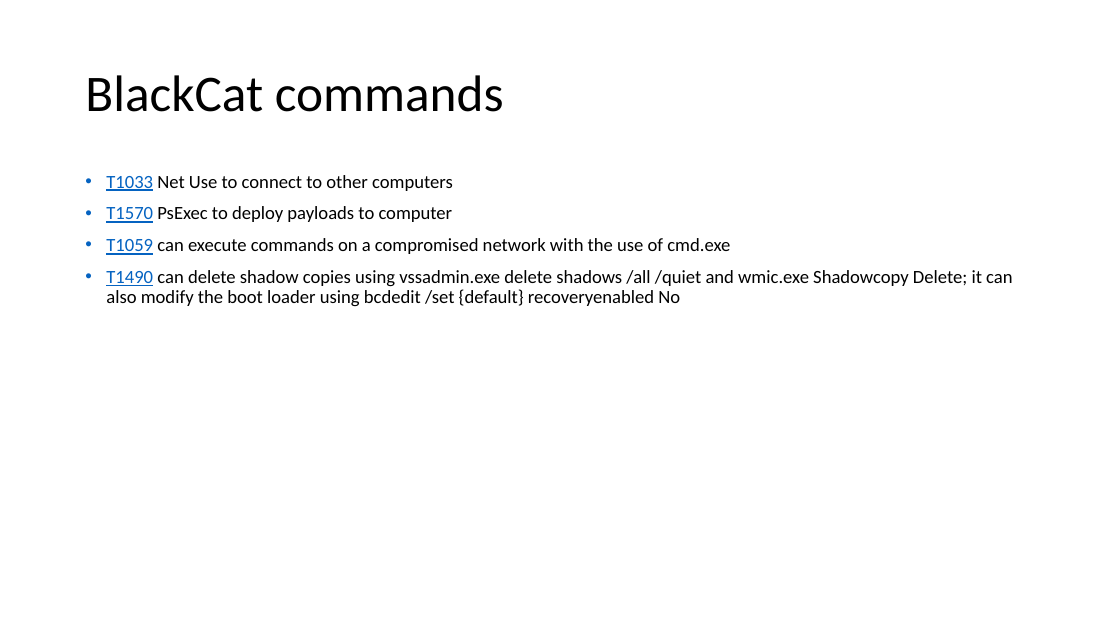
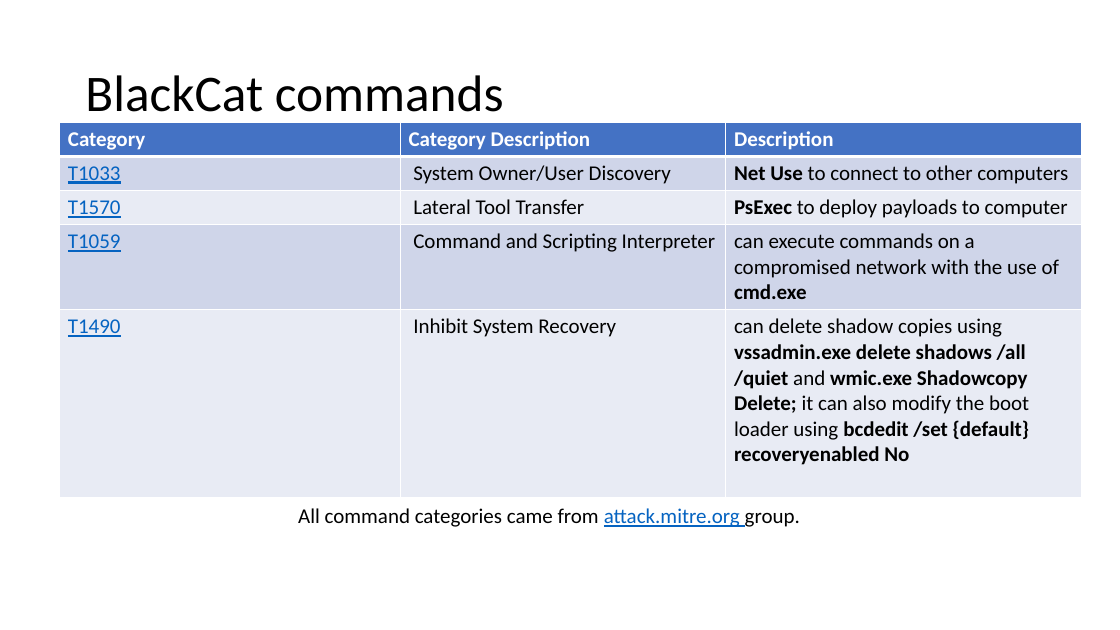
Before and after one commit to CHROME-PLATED-METRO-WOLF/attack, a slide deck: slide 2 of evidence.pptx. Drawn at 1120x630 pixels with LibreOffice and Linux fonts; fonts in the diff are those of the drawing. Boxes give left, top, right and bottom in pixels: in the first picture for what was removed or moved away, otherwise in the second. Text is boxed around its words. In the diff, an @@ line names an element or a change of style, - is before the commit and + after.

Commit message:
Added command category slide

```diff
--- a/evidence.pptx
+++ b/evidence.pptx
@@ table added at bbox=[60, 122, 1083, 493], 5 rows, 3 columns @@
+Category | Category Description | Description
+T1033 | System Owner/User Discovery | Net Use to connect to other computers
+T1570 | Lateral Tool Transfer | PsExec to deploy payloads to computer
+T1059 | Command and Scripting Interpreter | can execute commands on a compromised network with the use of cmd.exe
+T1490 | Inhibit System Recovery | can delete shadow copies using vssadmin.exe delete shadows /all /quiet and wmic.exe Shadowcopy Delete; it can also modify the boot loader using bcdedit /set {default} recoveryenabled No
@@ text removed at bbox=[106, 175, 1012, 306] @@
-• T1033 Net Use to connect to other computers
-• T1570 PsExec to deploy payloads to computer
-• T1059 can execute commands on a compromised network with the use of cmd.exe
-• T1490 can delete shadow copies using vssadmin.exe delete shadows /all /quiet and wmic.exe Shadowcopy Delete; it can also modify the boot loader using bcdedit /set {default} recoveryenabled No
@@ text added at bbox=[298, 508, 800, 527], 18 pt, text #000000 @@
+All command categories came from attack.mitre.org group.
```
Also in this commit, not shown: 1 slide added.
